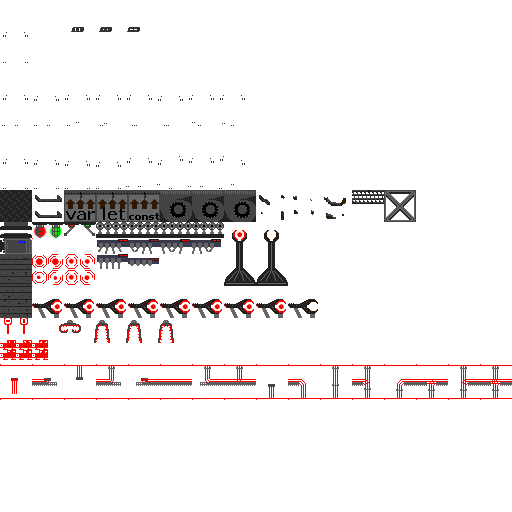
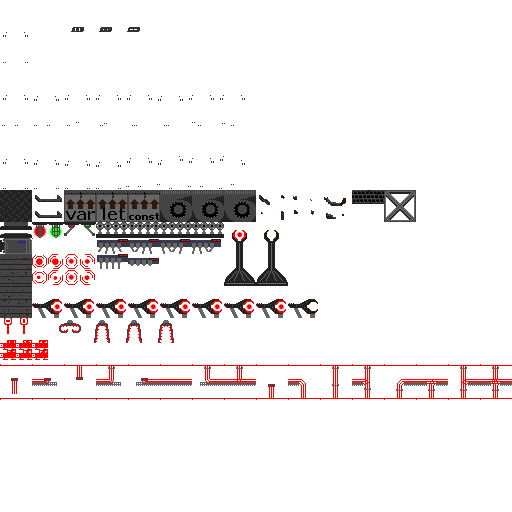
Comparing the layer stacks of the two (512, 512) images. Changes:
painted on "Background" over [352, 192, 384, 202]
